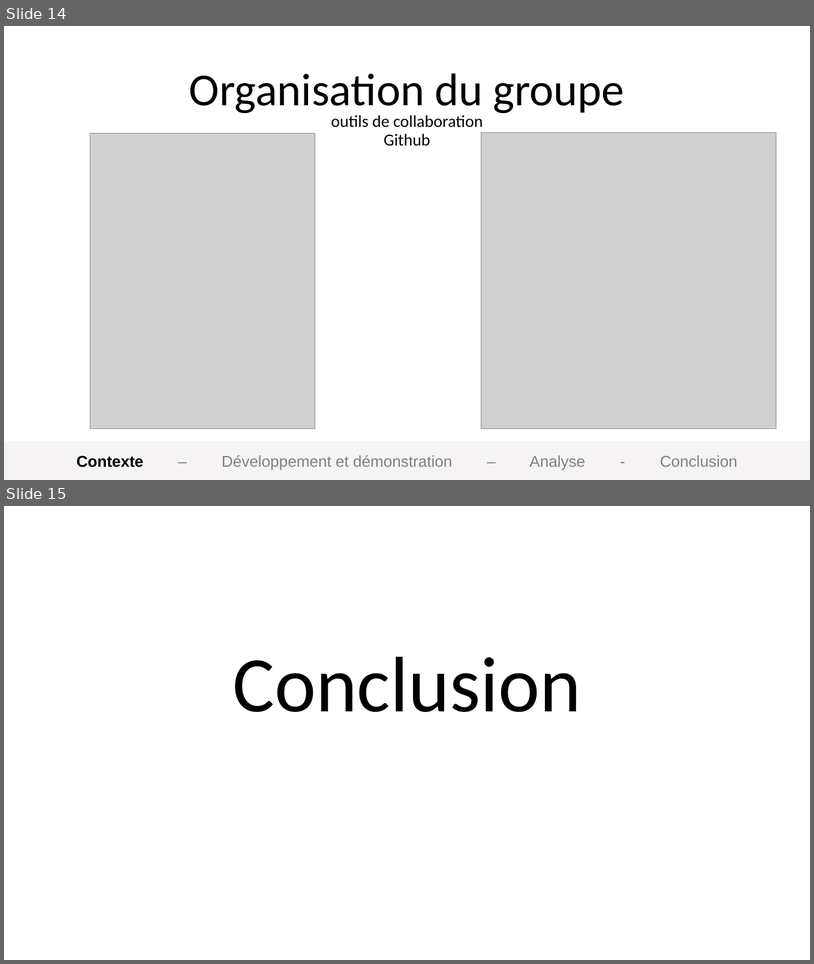
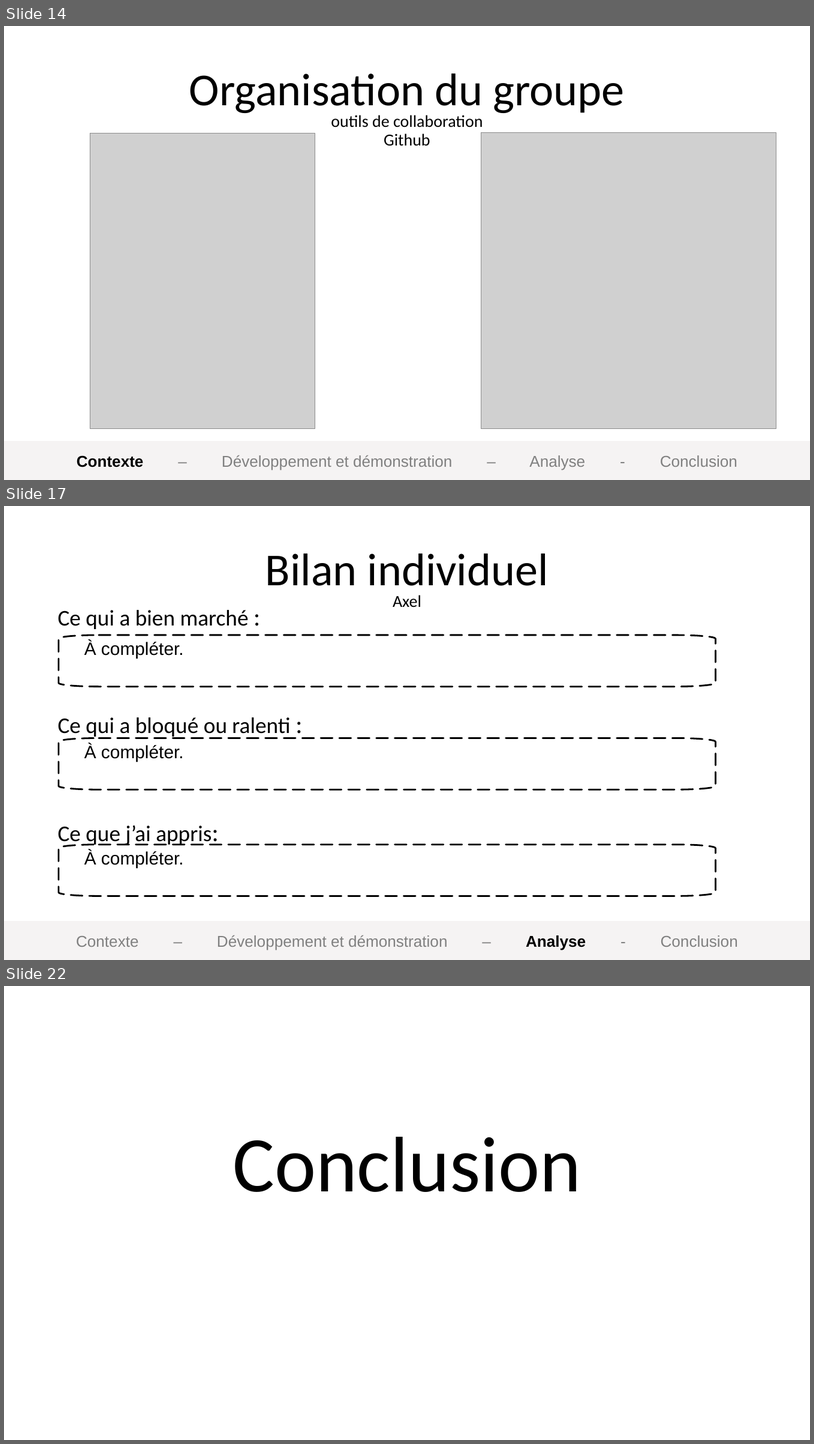
Before and after one commit to omar-sdt/CES-eat, a slide deck: docs/Présentation CES'eat.pptx. Shown one above the other, each under a label of ours: slides 14 and 15 before the commit, slides 14, 17 and 22 after it; the slides between them are not shown. The pictures are 814x964 and 814x1444 pixels, drawn with LibreOffice and Linux fonts; fonts in the diff are those of the drawing; grey boxes stand for pictures; background and template pictures are left out. Boxes give left, top, right and bottom in pixels: in the first picture for what was removed or moved away, otherwise in the second. Text is boxed around its words. In the diff, an @@ line names an element or a change of style, - is before the commit and + after.

Commit message:
Add introduction + conclusion + individual

```diff
--- a/docs/Présentation CES'eat.pptx
+++ b/docs/Présentation CES'eat.pptx
@@ slide 17 added at [4,506,810,960], background picture (left out) @@
@@ text added at [266,553,549,596], 81.7 pt, text #000000 @@
+Bilan individuel
@@ text added at [393,595,422,607], 30 pt, text #000000 @@
+Axel
@@ text added at [58,610,249,629], 40 pt, text #000000 @@
+Ce qui a bien marché :
@@ freeform shape added at [59,635,716,687], fill #FFFFFF, outline #000000 3 pt dashed @@
@@ text added at [84,641,184,658], 32 pt, text #000000 @@
+À compléter.
@@ text added at [58,717,290,739], 40 pt, text #000000 @@
+Ce qui a bloqué ou ralenti :
@@ freeform shape added at [59,738,716,789], fill #FFFFFF, outline #000000 3 pt dashed @@
@@ text added at [84,744,184,761], 32 pt, text #000000 @@
+À compléter.
@@ text added at [58,825,212,847], 40 pt, text #000000 @@
+Ce que j’ai appris:
@@ freeform shape added at [59,844,716,896], fill #FFFFFF, outline #000000 3 pt dashed @@
@@ text added at [84,850,184,868], 32 pt, text #000000 @@
+À compléter.
@@ rectangle added at [4,921,810,960], fill #F5F3F3, outline #F5F3F3 2 pt @@
@@ text added at [76,935,738,949], 28 pt, text #808080 @@
+Contexte – Développement et démonstration – Analyse - Conclusion
@@ what was slide 15 is now slide 22 @@
```
Also in this commit, not shown: 8 other slides added, 1 slide removed.
